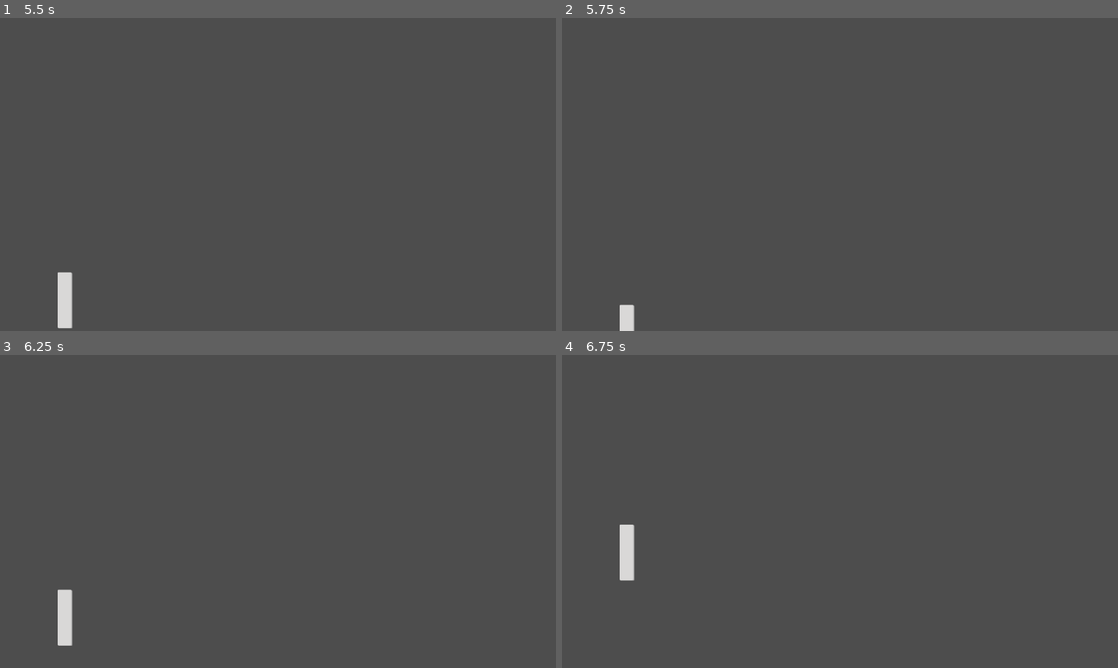
Above: before the commit, frames 1-4 (two rows, left to right).
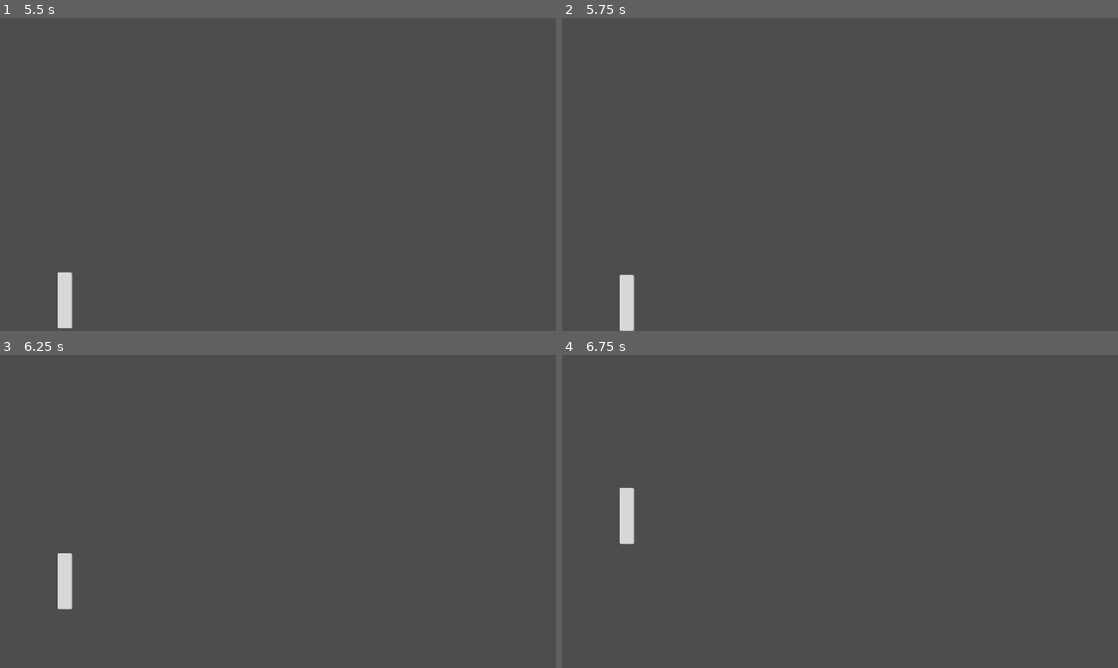
Above: after the commit, the same moments.

Repository: kggibson1/Pong
Game: Godot game, scene res://Level/level.tscn
The game is run twice, just before and just after one commit, with the same random seed, the same clock (stepped at 60 frames per second) and the same inputs. The project has no main scene, so this scene is started directly.
Inputs:
- Up to frame 1 (5.5 s): tap Enter at 0.5 s; hold Up (ui_up) 0.53-1.28 s; hold Down (ui_down) 1.28-2.03 s; hold Up (ui_up) 2.03-3.53 s; tap Space at 3.5 s; hold Down (ui_down) from 3.53 s (still down)
- Up to frame 2 (5.75 s): keep holding Down (ui_down)
- Up to frame 3 (6.25 s): release Down (ui_down) at 5.78 s; hold Up (ui_up) from 5.78 s (still down)
- Up to frame 4 (6.75 s): keep holding Up (ui_up)

Frame 1 is identical in both runs. In frame 2, 0.3% of the frame differs, in the area x 10-13%, y 82-100%; in frame 3, 0.6%; in frame 4, 0.6%, in the area x 10-13%, y 42-73%.

Commit message:
Upper and lower boundry objects added to prevent paddle from sliding off screen

Diff:
--- a/Level/level.tscn
+++ b/Level/level.tscn
@@ -3,14 +3,20 @@
 [ext_resource type="PackedScene" uid="uid://bvniqxdxb4khy" path="res://Player/Player.tscn" id="1_o6mkr"]
 
 [sub_resource type="RectangleShape2D" id="RectangleShape2D_o6mkr"]
-size = Vector2(720, 20)
+size = Vector2(1080, 20)
 
 [node name="Level" type="Node"]
 
 [node name="Player" parent="." instance=ExtResource("1_o6mkr")]
 
-[node name="GameBorder" type="StaticBody2D" parent="."]
+[node name="TopWall" type="StaticBody2D" parent="."]
 
-[node name="CollisionShape2D" type="CollisionShape2D" parent="GameBorder"]
-position = Vector2(360, -10)
+[node name="CollisionShape2D" type="CollisionShape2D" parent="TopWall"]
+position = Vector2(540, -10)
 shape = SubResource("RectangleShape2D_o6mkr")
+
+[node name="BottomWall" type="StaticBody2D" parent="."]
+
+[node name="CollisionShape2D" type="CollisionShape2D" parent="BottomWall"]
+position = Vector2(540, 730)
+shape = SubResource("RectangleShape2D_o6mkr")
--- /dev/null
+++ b/Opponent/opponent.tscn
@@ -0,0 +1,16 @@
+[gd_scene load_steps=3 format=3 uid="uid://bwnatx7iawwt4"]
+
+[ext_resource type="Texture2D" uid="uid://b3mj0ehhbpfav" path="res://Assets/Paddle.png" id="1_2owq3"]
+
+[sub_resource type="RectangleShape2D" id="RectangleShape2D_k7x3t"]
+size = Vector2(28, 120)
+
+[node name="Opponent" type="CharacterBody2D"]
+metadata/_edit_group_ = true
+
+[node name="Sprite2D" type="Sprite2D" parent="."]
+texture = ExtResource("1_2owq3")
+
+[node name="CollisionShape2D" type="CollisionShape2D" parent="."]
+position = Vector2(-1, 0)
+shape = SubResource("RectangleShape2D_k7x3t")
